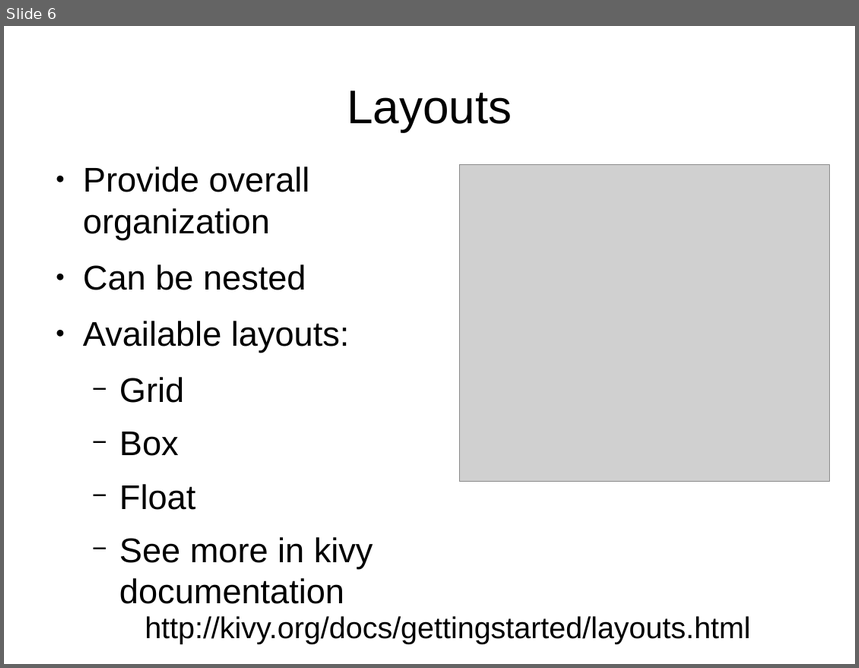
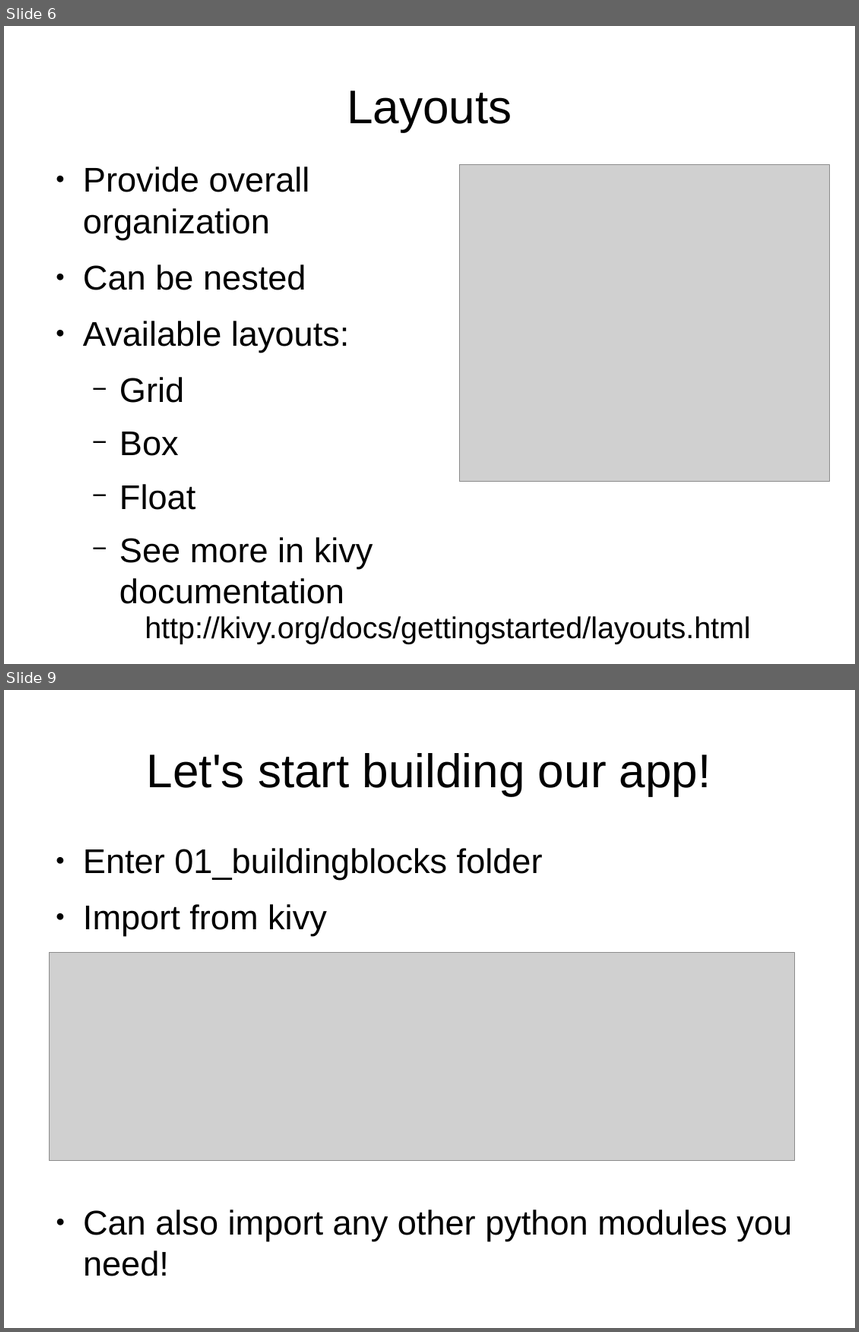
Before and after one commit to adasilva/intro_kivy, a slide deck: intro_kivy.odp. Shown one above the other, each under a label of ours: slide 6 before the commit, slides 6 and 9 after it; the slides between them are not shown. The pictures are 859x668 and 859x1332 pixels, drawn with LibreOffice and Linux fonts; fonts in the diff are those of the drawing; grey boxes stand for pictures. Boxes give left, top, right and bottom in pixels: in the first picture for what was removed or moved away, otherwise in the second. Text is boxed around its words. In the diff, an @@ line names an element or a change of style, - is before the commit and + after.

Commit message:
finished 01_buildingblocks, including slides in main presentation

```diff
--- a/intro_kivy.odp
+++ b/intro_kivy.odp
@@ slide 9 added at [4, 690, 855, 1328], background #FFFFFF @@
@@ title added at [147, 753, 712, 796], 44 pt, text #000000 @@
+Let's start building our app!
@@ text added at [83, 848, 543, 936], 32 pt, text #000000 @@
+● Enter 01_buildingblocks folder
+● Import from kivy
@@ picture added at [50, 953, 795, 1161] @@
@@ text added at [83, 1210, 792, 1277], 32 pt, text #000000 @@
+● Can also import any other python modules you need!
```
Also in this commit, not shown: 4 slides changed, 7 other slides added, 1 other file.
